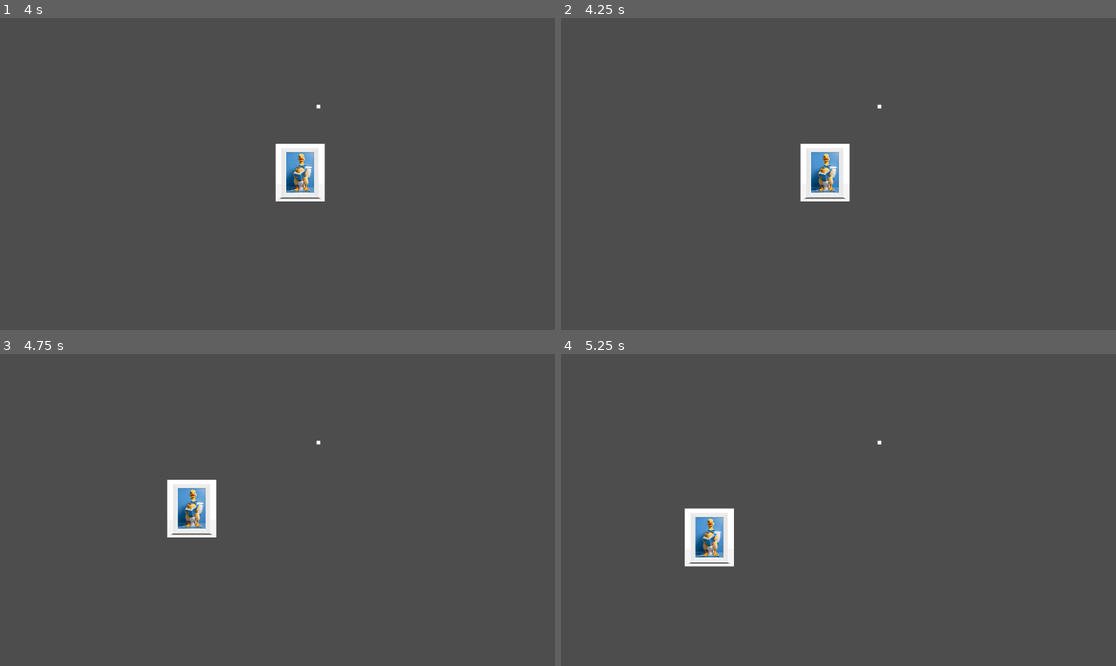
Above: before the commit, frames 1-4 (two rows, left to right).
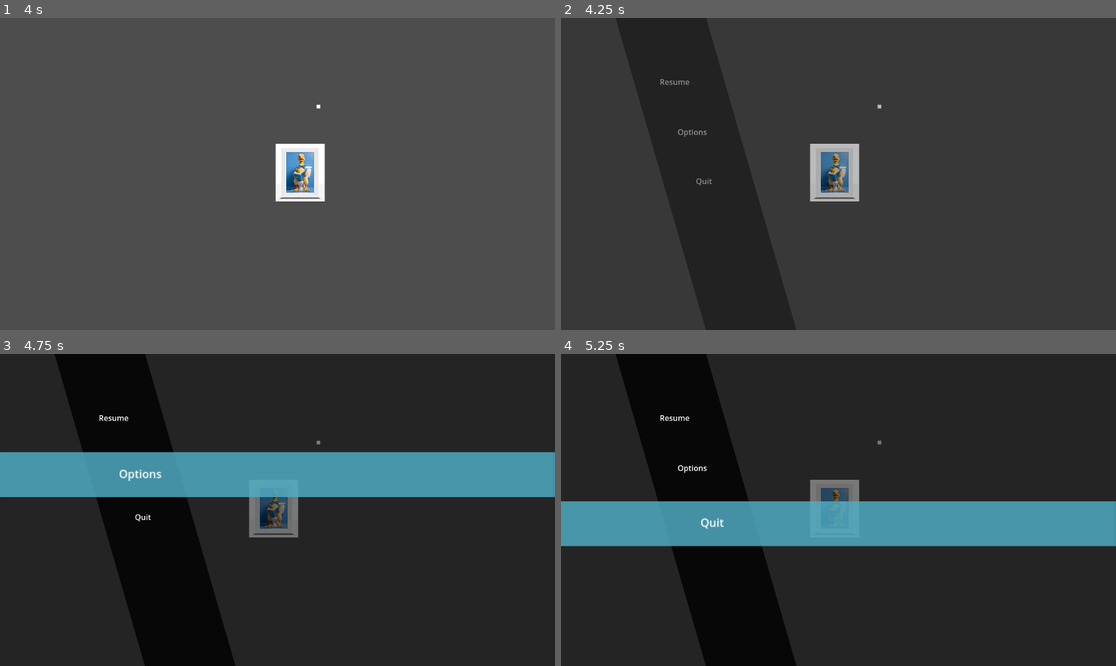
Above: after the commit, the same moments.

Repository: Octoan1/Game-Off-2025-Game-Jam
Game: Godot game, scene res://Locations/main.tscn
The game is run twice, just before and just after one commit, with the same random seed, the same clock (stepped at 60 frames per second) and the same inputs.
Inputs (mouse positions are in pixels of both pictures, inside the frame that each line leads up to):
- Up to frame 1 (4 s): tap Enter at 0.5 s; move the mouse to (399, 158) at 0.52 s; hold D (move_right) 0.53-1.28 s; move the mouse to (166, 189) at 1.27 s; hold S (move_down) 1.28-2.03 s; move the mouse to (333, 105) at 2.02 s; hold D (move_right) 2.03-2.78 s; move the mouse to (249, 236) at 2.77 s; hold W (move_up) 2.78-3.53 s; tap Space at 3.5 s; move the mouse to (444, 220) at 3.52 s; hold A (move_left) from 3.53 s (still down)
- Up to frame 2 (4.25 s): keep holding A (move_left); tap Escape (pause) at 4.15 s
- Up to frame 3 (4.75 s): keep holding A (move_left); move the mouse to (111, 463) at 4.27 s
- Up to frame 4 (5.25 s): move the mouse to (866, 510) at 5.02 s; release A (move_left) at 5.03 s; hold S (move_down) from 5.03 s (still down)

Frame 1 is identical in both runs. In frame 2, 18% of the frame differs, in the area x 9-58%, y 0-100%; in frame 3, 100%; in frame 4, 100%, in the area x 0-100%, y 0-100%.

Commit message:
finished pause menu merge, added pause to main

Diff:
--- a/Locations/main.tscn
+++ b/Locations/main.tscn
@@ -1,7 +1,8 @@
-[gd_scene load_steps=3 format=3 uid="uid://d2fn11mxldwlv"]
+[gd_scene load_steps=4 format=3 uid="uid://d2fn11mxldwlv"]
 
 [ext_resource type="PackedScene" uid="uid://bv0avb3f4tef" path="res://Entities/Player/Player.tscn" id="1_50h31"]
 [ext_resource type="PackedScene" uid="uid://s88m3mdvusde" path="res://Entities/Wall/wall.tscn" id="2_och5p"]
+[ext_resource type="PackedScene" uid="uid://bchxmlytwq2ik" path="res://ui/pause_menu/pause_menu.tscn" id="3_n75gg"]
 
 [node name="Main" type="Node2D"]
 
@@ -11,3 +12,5 @@
 [node name="Wall" parent="." instance=ExtResource("2_och5p")]
 position = Vector2(661, 184)
 scale = Vector2(7.68, 7.68)
+
+[node name="pause_menu" parent="." instance=ExtResource("3_n75gg")]
--- a/project.godot
+++ b/project.godot
@@ -56,40 +56,8 @@
 "events": [Object(InputEventKey,"resource_local_to_scene":false,"resource_name":"","device":-1,"window_id":0,"alt_press …(192 unchanged characters)…
 ]
 }
-
-[input]
-
 pause={
 "deadzone": 0.2,
 "events": [Object(InputEventKey,"resource_local_to_scene":false,"resource_name":"","device":0,"window_id":0,"alt_presse …(194 unchanged characters)…
 ]
 }
-move_up={
-"deadzone": 0.2,
-"events": [Object(InputEventKey,"resource_local_to_scene":false,"resource_name":"","device":0,"window_id":0,"alt_pressed":false,"shift_pressed":false,"ctrl_pressed":false,"meta_pressed":false,"pressed":false,"keycode":0,"physical_keycode":87,"key_label":0,"unicode":0,"location":0,"echo":false,"script":null)
-, Object(InputEventKey,"resource_local_to_scene":false,"resource_name":"","device":-1,"window_id":0,"alt_pressed":false,"shift_pressed":false,"ctrl_pressed":false,"meta_pressed":false,"pressed":false,"keycode":0,"physical_keycode":4194320,"key_label":0,"unicode":0,"location":0,"echo":false,"script":null)
-]
-}
-move_right={
-"deadzone": 0.2,
-"events": [Object(InputEventKey,"resource_local_to_scene":false,"resource_name":"","device":-1,"window_id":0,"alt_pressed":false,"shift_pressed":false,"ctrl_pressed":false,"meta_pressed":false,"pressed":false,"keycode":0,"physical_keycode":68,"key_label":0,"unicode":100,"location":0,"echo":false,"script":null)
-, Object(InputEventKey,"resource_local_to_scene":false,"resource_name":"","device":-1,"window_id":0,"alt_pressed":false,"shift_pressed":false,"ctrl_pressed":false,"meta_pressed":false,"pressed":false,"keycode":0,"physical_keycode":4194321,"key_label":0,"unicode":0,"location":0,"echo":false,"script":null)
-]
-}
-move_down={
-"deadzone": 0.2,
-"events": [Object(InputEventKey,"resource_local_to_scene":false,"resource_name":"","device":-1,"window_id":0,"alt_pressed":false,"shift_pressed":false,"ctrl_pressed":false,"meta_pressed":false,"pressed":false,"keycode":0,"physical_keycode":83,"key_label":0,"unicode":115,"location":0,"echo":false,"script":null)
-, Object(InputEventKey,"resource_local_to_scene":false,"resource_name":"","device":-1,"window_id":0,"alt_pressed":false,"shift_pressed":false,"ctrl_pressed":false,"meta_pressed":false,"pressed":false,"keycode":0,"physical_keycode":4194322,"key_label":0,"unicode":0,"location":0,"echo":false,"script":null)
-]
-}
-move_left={
-"deadzone": 0.2,
-"events": [Object(InputEventKey,"resource_local_to_scene":false,"resource_name":"","device":-1,"window_id":0,"alt_pressed":false,"shift_pressed":false,"ctrl_pressed":false,"meta_pressed":false,"pressed":false,"keycode":0,"physical_keycode":65,"key_label":0,"unicode":97,"location":0,"echo":false,"script":null)
-, Object(InputEventKey,"resource_local_to_scene":false,"resource_name":"","device":-1,"window_id":0,"alt_pressed":false,"shift_pressed":false,"ctrl_pressed":false,"meta_pressed":false,"pressed":false,"keycode":0,"physical_keycode":4194319,"key_label":0,"unicode":0,"location":0,"echo":false,"script":null)
-]
-}
-interact={
-"deadzone": 0.2,
-"events": [Object(InputEventKey,"resource_local_to_scene":false,"resource_name":"","device":-1,"window_id":0,"alt_pressed":false,"shift_pressed":false,"ctrl_pressed":false,"meta_pressed":false,"pressed":false,"keycode":0,"physical_keycode":73,"key_label":0,"unicode":105,"location":0,"echo":false,"script":null)
-]
-}
--- a/ui/pause_menu.tscn
+++ b/ui/pause_menu/pause_menu.tscn
@@ -1,9 +1,9 @@
 [gd_scene load_steps=14 format=3 uid="uid://bchxmlytwq2ik"]
 
-[ext_resource type="Script" uid="uid://efjw3wrxtmiq" path="res://ui/pause_menu.gd" id="1_avurv"]
-[ext_resource type="AudioStream" uid="uid://bost5lbpjl12g" path="res://sounds/scroll_click2.wav" id="2_05uyy"]
-[ext_resource type="Script" uid="uid://b32ju65lh63cf" path="res://ui/animated_pause_button.gd" id="2_nwcfo"]
-[ext_resource type="AudioStream" uid="uid://bxf3cek8o26q7" path="res://sounds/pause_sound.wav" id="5_npydk"]
+[ext_resource type="Script" uid="uid://efjw3wrxtmiq" path="res://ui/pause_menu/pause_menu.gd" id="1_avurv"]
+[ext_resource type="AudioStream" uid="uid://bost5lbpjl12g" path="res://ui/pause_menu/sounds/scroll_click2.wav" id="2_05uyy"]
+[ext_resource type="Script" uid="uid://b32ju65lh63cf" path="res://ui/pause_menu/animated_pause_button.gd" id="2_nwcfo"]
+[ext_resource type="AudioStream" uid="uid://bxf3cek8o26q7" path="res://ui/pause_menu/sounds/pause_sound.wav" id="5_npydk"]
 
 [sub_resource type="StyleBoxEmpty" id="StyleBoxEmpty_hdmo1"]
 
--- a/ui/test_for_pause.tscn
+++ b/ui/pause_menu/test_for_pause.tscn
@@ -1,6 +1,6 @@
 [gd_scene load_steps=2 format=3 uid="uid://dc8i3uaxe3ao1"]
 
-[ext_resource type="PackedScene" uid="uid://bchxmlytwq2ik" path="res://ui/pause_menu.tscn" id="1_k8gt6"]
+[ext_resource type="PackedScene" uid="uid://bchxmlytwq2ik" path="res://ui/pause_menu/pause_menu.tscn" id="1_k8gt6"]
 
 [node name="TestForPause" type="Node2D"]
 
Renamed: ui/animated_pause_button.gd -> ui/pause_menu/animated_pause_button.gd
Renamed: ui/animated_pause_button.gd.uid -> ui/pause_menu/animated_pause_button.gd.uid
Renamed: ui/pause_buttons.gd -> ui/pause_menu/pause_buttons.gd
Renamed: ui/pause_buttons.gd.uid -> ui/pause_menu/pause_buttons.gd.uid
Renamed: ui/pause_menu.gd -> ui/pause_menu/pause_menu.gd
Renamed: ui/pause_menu.gd.uid -> ui/pause_menu/pause_menu.gd.uid
Not shown, changed: ui/pause_menu/sounds/pause_sound.wav.import
Not shown, changed: ui/pause_menu/sounds/scroll_click.wav.import
Not shown, changed: ui/pause_menu/sounds/scroll_click2.wav.import
Not shown: 1 places in ui/pause_menu/world_map.tscn that only renumber resources
Renamed: UI/world_map_function.gd -> ui/pause_menu/world_map_function.gd
Renamed: UI/world_map_function.gd.uid -> ui/pause_menu/world_map_function.gd.uid
(and 3 more such lines)
